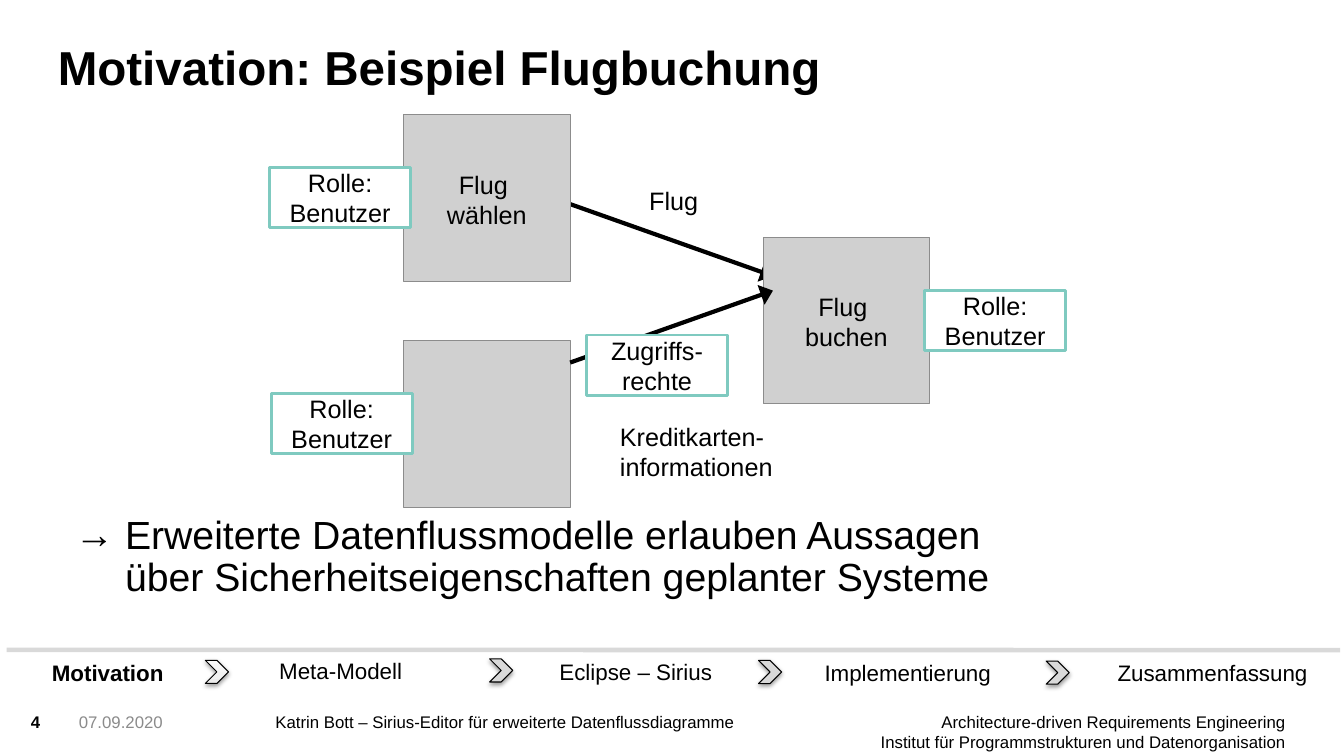
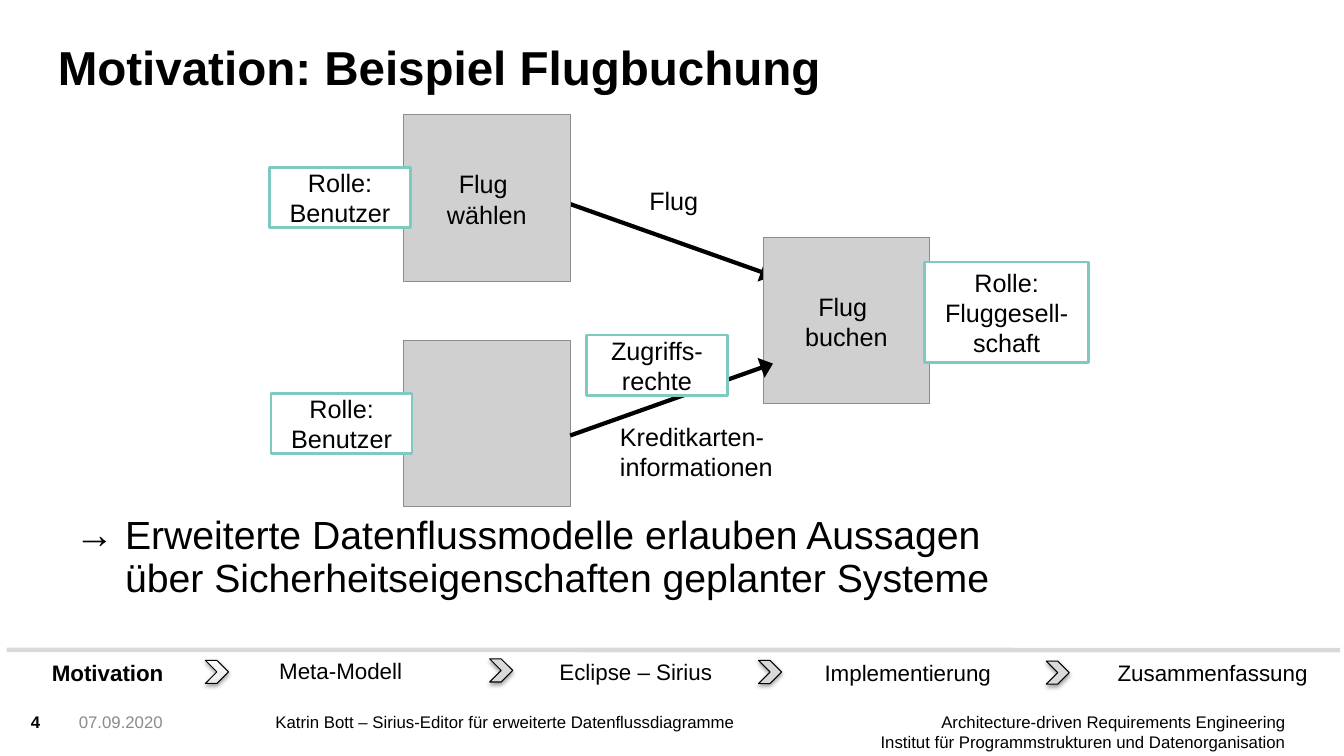
Before and after one commit to FluidTrust/Palladio-Supporting-DataFlowDiagramConfidentiality, a slide deck: slide 4 of bundles/org.palladiosimulator.dataflow.diagram.characterized.editor.sirius/presentation/presentation_bott.pptx. Drawn at 1344x756 pixels with LibreOffice and Linux fonts; fonts in the diff are those of the drawing; grey boxes stand for pictures; background and template pictures are left out. Boxes give left, top, right and bottom in pixels: in the first picture for what was removed or moved away, otherwise in the second. Text is boxed around its words. In the diff, an @@ line names an element or a change of style, - is before the commit and + after.

```diff
--- a/bundles/org.palladiosimulator.dataflow.diagram.characterized.editor.sirius/presentation/presentation_bott.pptx
+++ b/bundles/org.palladiosimulator.dataflow.diagram.characterized.editor.sirius/presentation/presentation_bott.pptx
@@ rectangle "Rolle: Fluggesell-schaft": place and size @@
-rectangle "Rolle: Fluggesell-schaft" at <box>925,290,1066,351</box>
+rectangle "Rolle: Fluggesell-schaft" at <box>925,262,1089,363</box>
@@ text in rectangle at <box>945,273,1068,353</box>: text changed @@
-Rolle: Benutzer
+Rolle: Fluggesell-schaft
@@ freeform shape: place and size @@
-freeform shape at <box>571,290,773,362</box>
+freeform shape at <box>571,364,773,436</box>
```
Also in this commit, not shown: 2 other slides changed, 1 other file.
